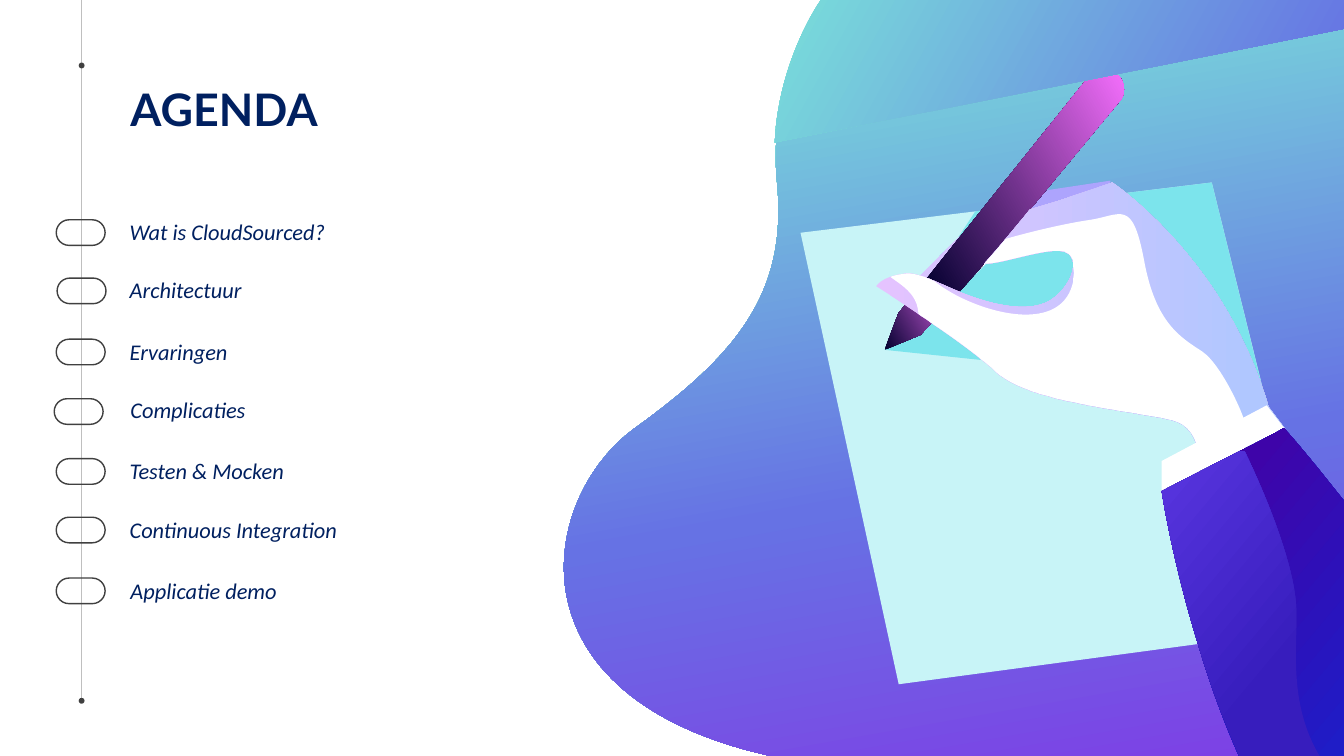
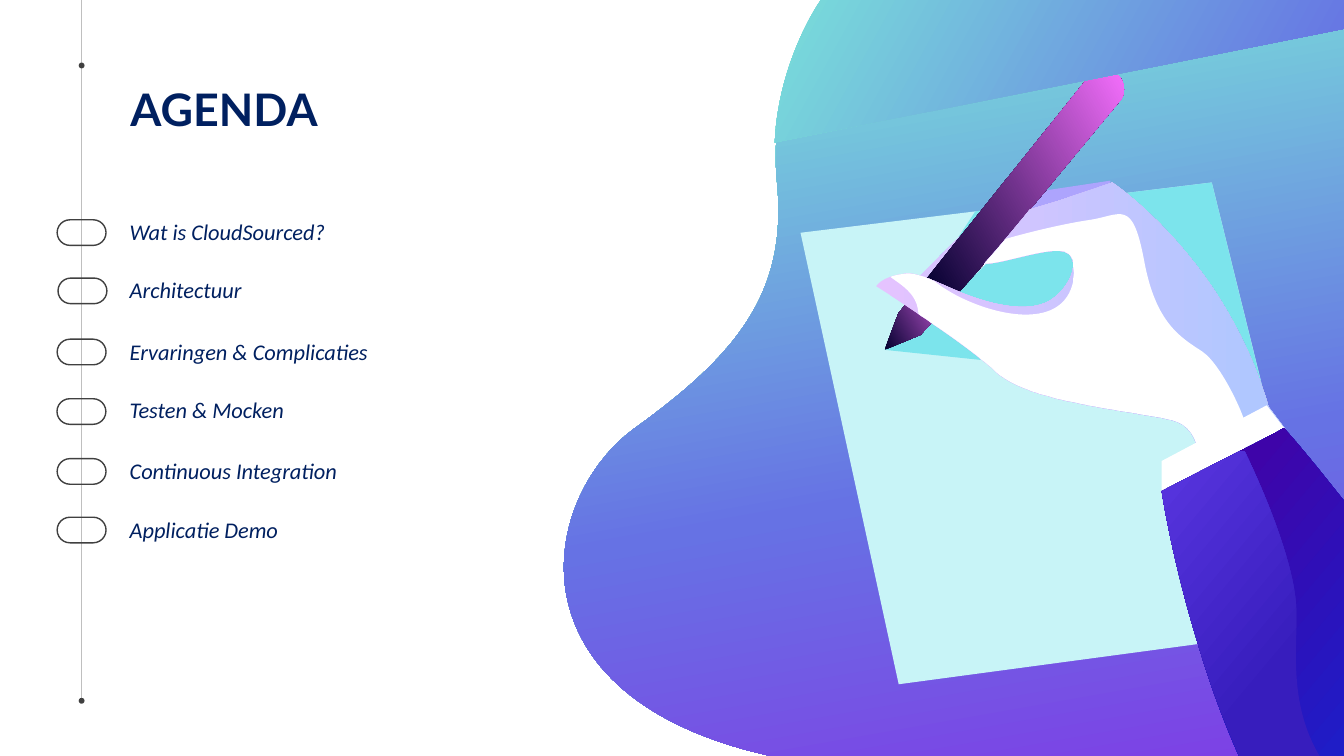
Before and after one commit to Z-Farook/Cloudsourced, a slide deck: slide 2 of final-presentation.pptx. Drawn at 1344x756 pixels with LibreOffice and Linux fonts; fonts in the diff are those of the drawing. Boxes give left, top, right and bottom in pixels: in the first picture for what was removed or moved away, otherwise in the second. Text is boxed around its words. In the diff, an @@ line names an element or a change of style, - is before the commit and + after.

Commit message:
Modified ppt

```diff
--- a/final-presentation.pptx
+++ b/final-presentation.pptx
@@ text at box(130, 344, 368, 364): text changed @@
-Ervaringen
+Ervaringen & Complicaties
@@ text "Testen & Mocken": place and size @@
-text "Testen & Mocken" at box(130, 463, 283, 479)
+text "Testen & Mocken" at box(130, 402, 283, 418)
@@ text removed at box(130, 402, 245, 422) @@
-Complicaties
@@ text "Continuous Integration": place and size @@
-text "Continuous Integration" at box(130, 522, 337, 542)
+text "Continuous Integration" at box(130, 463, 337, 483)
@@ text at box(130, 522, 278, 542): text changed @@
-Applicatie demo
+Applicatie Demo
@@ rounded rectangle removed at box(56, 578, 106, 603) @@
```
Also in this commit, not shown: 4 other slides changed, 3 slides added, 5 slides removed.
